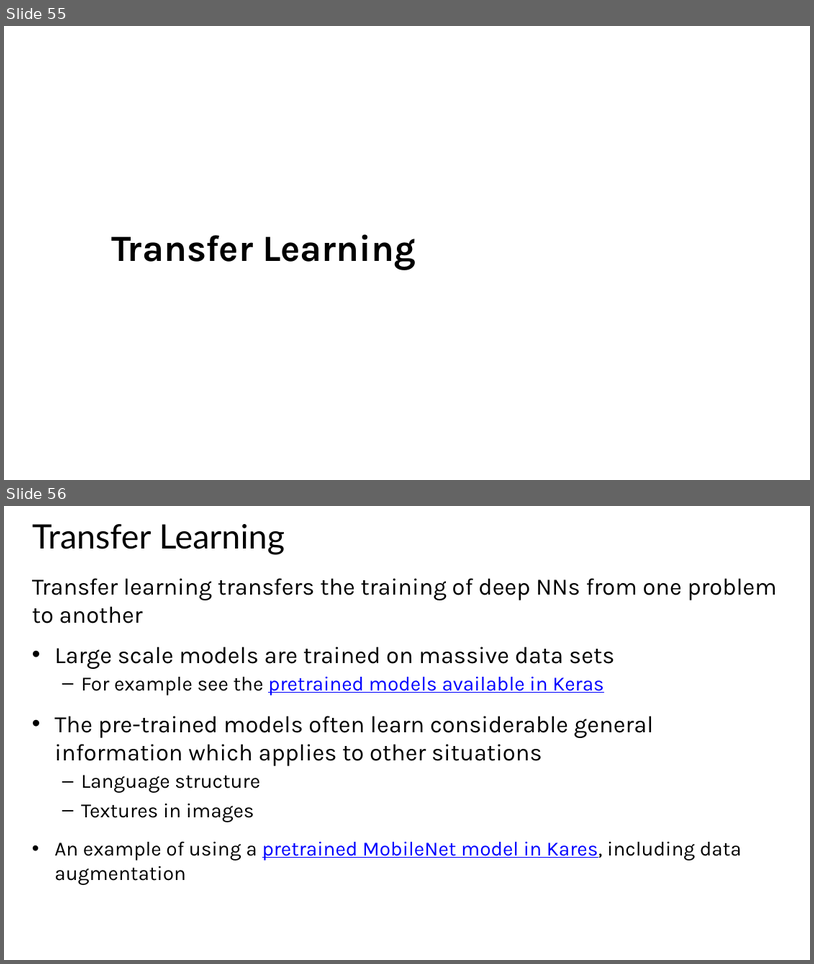
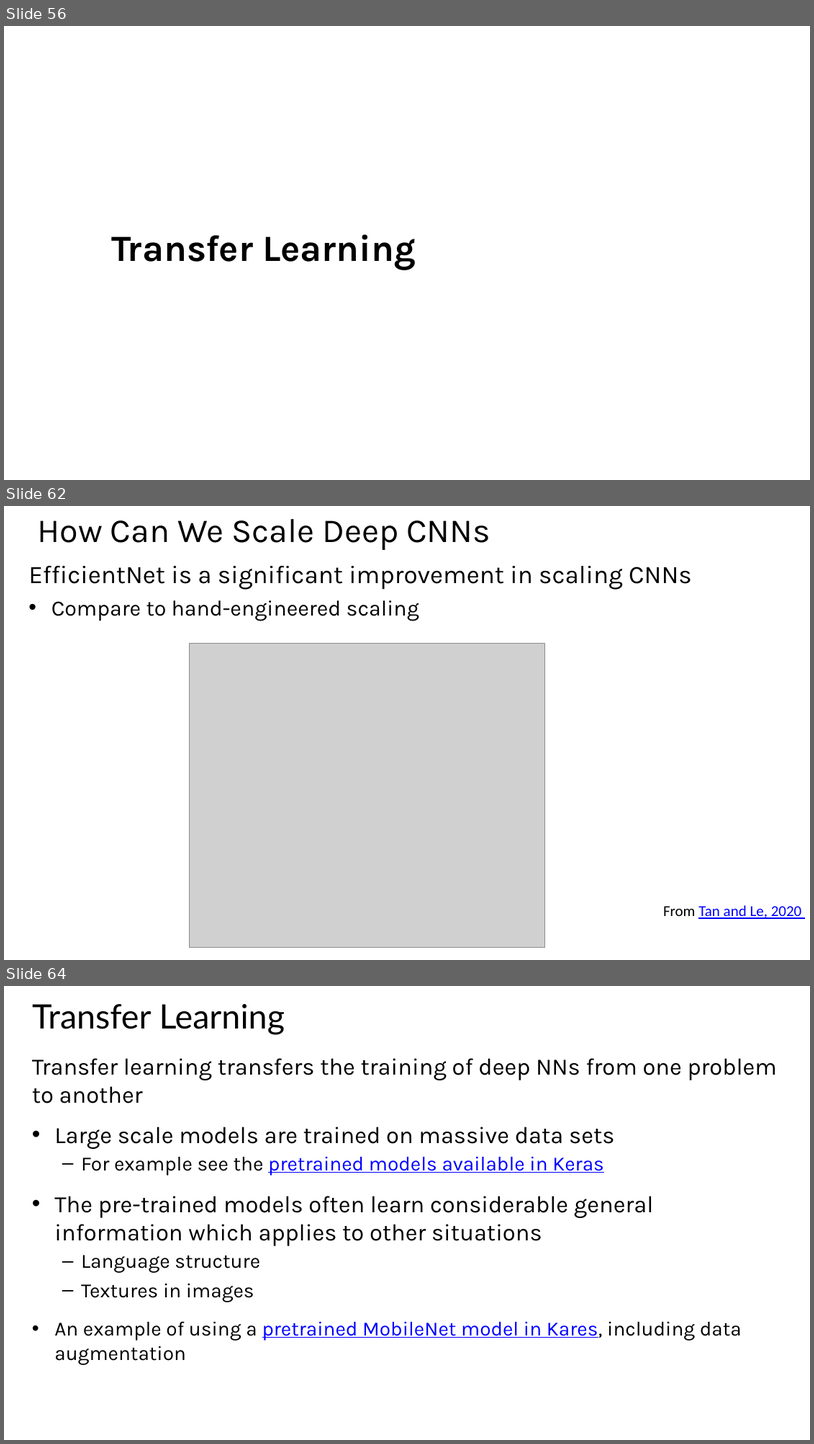
Before and after one commit to StephenElston/CSCI-E25, a slide deck: Slides/6_ConvolutionalNNs.pptx. Shown one above the other, each under a label of ours: slides 55 and 56 before the commit, slides 56, 62 and 64 after it; the slides between them are not shown. The pictures are 814x964 and 814x1444 pixels, drawn with LibreOffice and Linux fonts; fonts in the diff are those of the drawing; grey boxes stand for pictures; background and template pictures are left out. Boxes give left, top, right and bottom in pixels: in the first picture for what was removed or moved away, otherwise in the second. Text is boxed around its words. In the diff, an @@ line names an element or a change of style, - is before the commit and + after.

```diff
--- a/Slides/6_ConvolutionalNNs.pptx
+++ b/Slides/6_ConvolutionalNNs.pptx
@@ slide 62 added at bbox=[4, 506, 810, 960], background #FFFFFF @@
@@ text added at bbox=[37, 519, 491, 550], 40 pt, text #000000 @@
+How Can We Scale Deep CNNs
@@ text added at bbox=[28, 566, 692, 621], 30 pt, text #000000 @@
+EfficientNet is a significant improvement in scaling CNNs
+• Compare to hand-engineered scaling
@@ picture added at bbox=[189, 643, 545, 947] @@
@@ text added at bbox=[664, 905, 802, 919], 18 pt, text #0000FF, underline @@
+From Tan and Le, 2020
@@ what was slide 55 is now slide 56 @@
@@ what was slide 56 is now slide 64 @@
```
Also in this commit, not shown: 7 other slides added.
